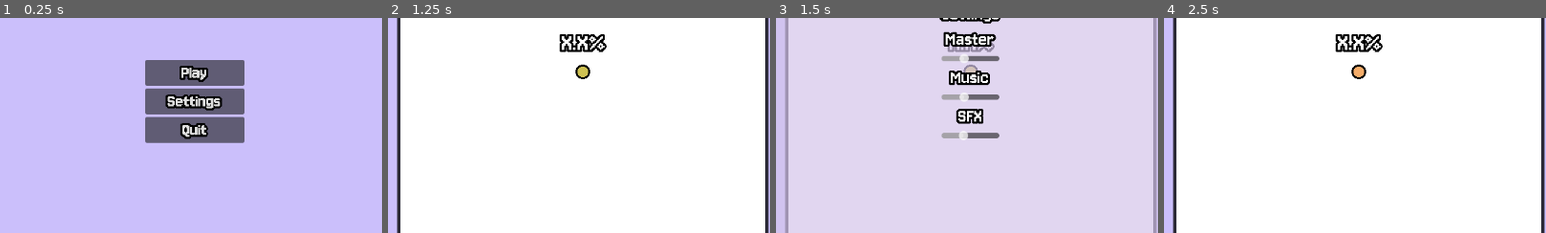
Above: before the commit, frames 1-4 (left to right).
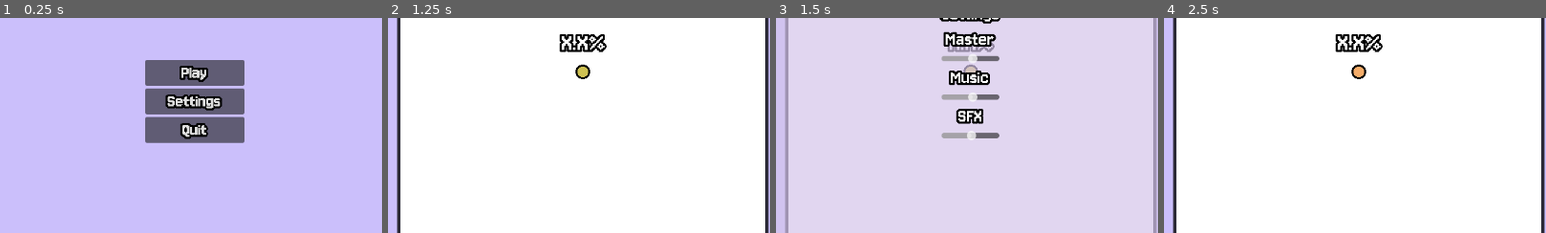
Above: after the commit, the same moments.

Repository: FennecKii/perfect-square
Game: Godot game, scene res://main_menu.tscn
Two runs of this game, one before a commit and one after it. Both use one fixed random seed, a clock stepped at 60 frames per second and the inputs below. Sound files missing from this copy of the repository are replaced by a short silence.
Inputs:
- Up to frame 1 (0.25 s): no input
- Up to frame 2 (1.25 s): click "Play" at 0.5 s
- Up to frame 3 (1.5 s): click "| |" at 1.25 s
- Up to frame 4 (2.5 s): click "X" at 2 s
The pictures show only the part of the screen within x 24-74%, y 41-91%; the shares and areas given below are measured in that part.

Frames 1-2 are identical in both runs. In frame 3, 0.4% of the frame differs, in the area x 47-53%, y 16-57%; in frame 4, nothing differs.

Commit message:
Volume slider value changes

Diff:
--- a/settings.tscn
+++ b/settings.tscn
@@ -60,8 +60,8 @@
 [node name="MasterVolumeSlider" type="HSlider" parent="CenterContainer/Panel/CenterContainer/VBoxContainer"]
 layout_mode = 2
 min_value = -10.0
-max_value = 20.0
-step = 0.001
+max_value = 10.0
+step = 0.1
 script = ExtResource("3_gc0em")
 bus_name = "Master"
 
@@ -74,8 +74,8 @@
 [node name="MusicVolumeSlider" type="HSlider" parent="CenterContainer/Panel/CenterContainer/VBoxContainer"]
 layout_mode = 2
 min_value = -10.0
-max_value = 20.0
-step = 0.001
+max_value = 10.0
+step = 0.1
 script = ExtResource("3_gc0em")
 bus_name = "Music"
 
@@ -88,8 +88,8 @@
 [node name="SFXVolumeSlider" type="HSlider" parent="CenterContainer/Panel/CenterContainer/VBoxContainer"]
 layout_mode = 2
 min_value = -10.0
-max_value = 20.0
-step = 0.001
+max_value = 10.0
+step = 0.1
 script = ExtResource("3_gc0em")
 bus_name = "SFX"
 
